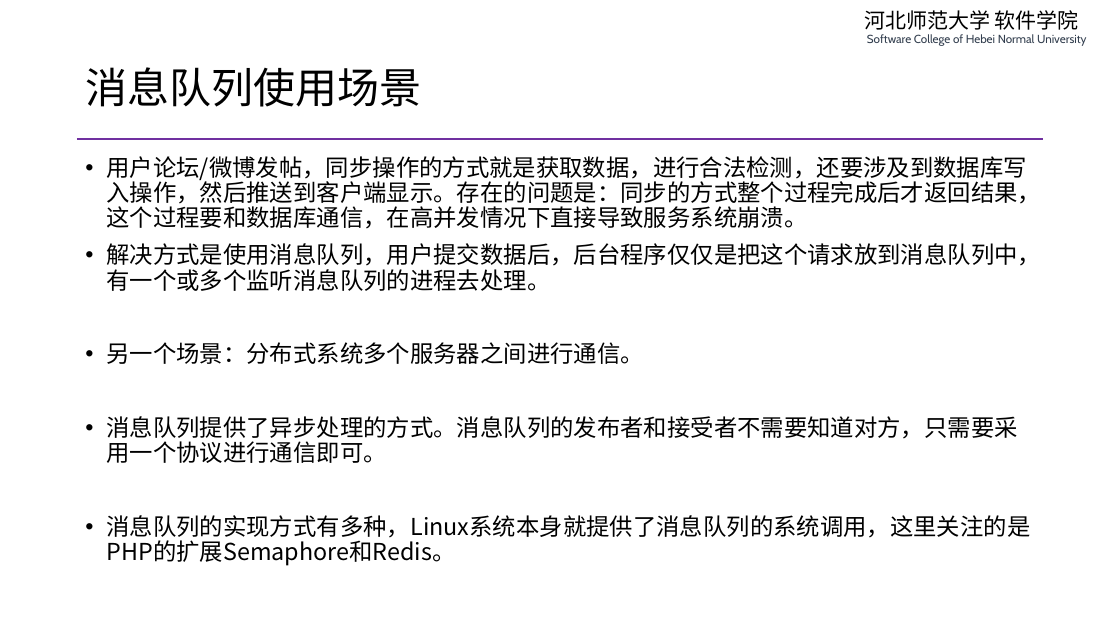
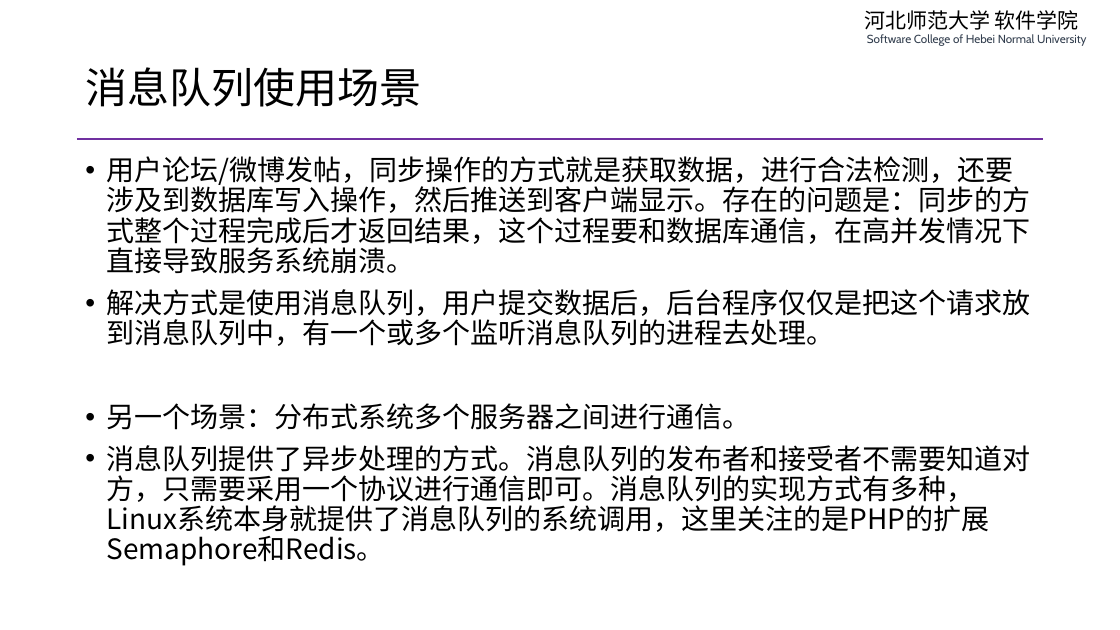
Before and after one commit to edu2act/course-php-serverside-development-on-linux, a slide deck: slide 5 of materials/slides/ch07-message-queue.pptx. Drawn at 1120x630 pixels with LibreOffice and Linux fonts; fonts in the diff are those of the drawing. Boxes give left, top, right and bottom in pixels: in the first picture for what was removed or moved away, otherwise in the second. Text is boxed around its words. In the diff, an @@ line names an element or a change of style, - is before the commit and + after.

```diff
--- a/materials/slides/ch07-message-queue.pptx
+++ b/materials/slides/ch07-message-queue.pptx
@@ text at <box>106,156,1030,430</box>: size 20 to 24 pt in "用户论坛/微博发帖，同步操作的方式就是获取数据，进行合法检测，还要涉及到数据库写入操作，然后推送到客户端显示。存在的问题 ...", "解决方式是使用消息队列，用户提交数据后，后台程序仅仅是把这个请求放到消息队列中，有一个或多个监听消息队列的进程去处理。", "另一个场景：分布式系统多个服务器之间进行通信。" @@
@@ text at <box>106,445,1030,566</box>: text changed; size 20 to 24 pt @@
-• 消息队列提供了异步处理的方式。消息队列的发布者和接受者不需要知道对方，只需要采用一个协议进行通信即可。
-• 消息队列的实现方式有多种，Linux系统本身就提供了消息队列的系统调用，这里关注的是PHP的扩展Semaphore和Redis。
+• 消息队列提供了异步处理的方式。消息队列的发布者和接受者不需要知道对方，只需要采用一个协议进行通信即可。消息队列的实现方式有多种，Linux系统本身就提供了消息队列的系统调用，这里关注的是PHP的扩展Semaphore和Redis。
```
Also in this commit, not shown: 17 other slides changed, 1 slide added, 1 other file.
